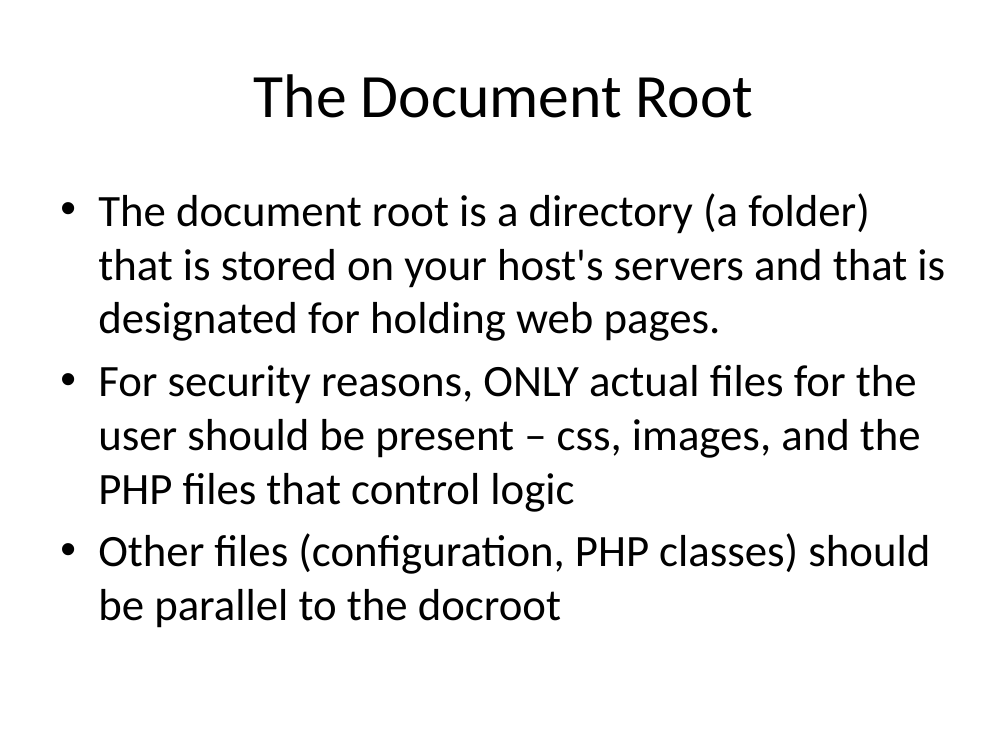
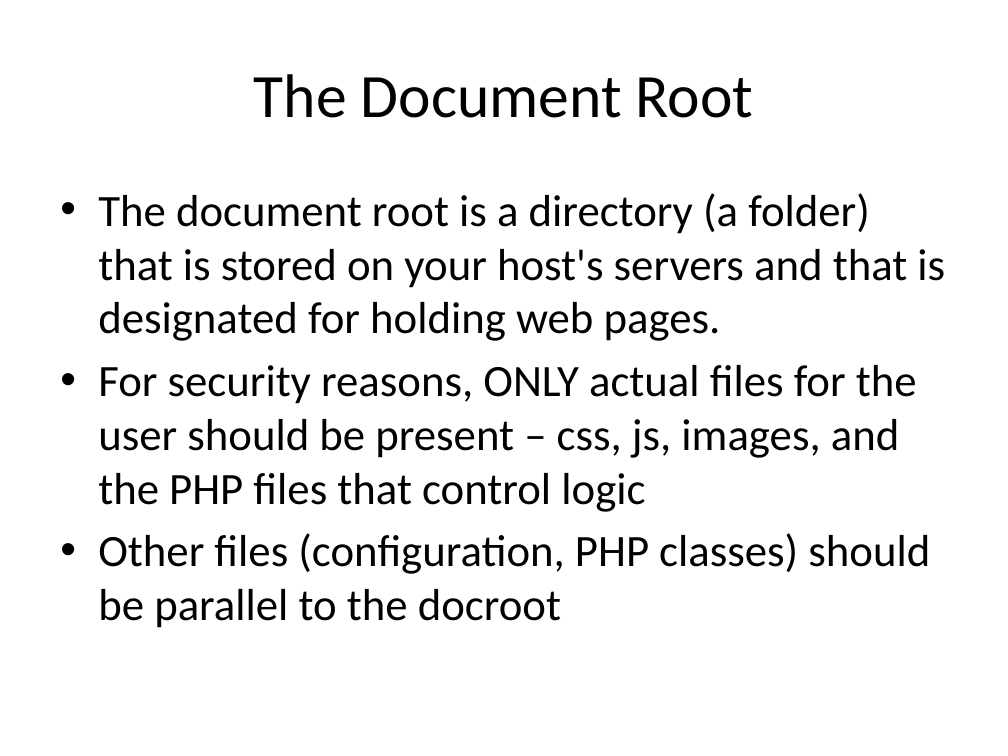
Before and after one commit to PHPEmbark/curriculum, a slide deck: slide 6 of course/4 - Organization and Projects/Organization and Projects.pptx (slide 7 before the commit). Drawn at 1008x756 pixels with LibreOffice and Linux fonts; fonts in the diff are those of the drawing. Boxes give left, top, right and bottom in pixels: in the first picture for what was removed or moved away, otherwise in the second. Text is boxed around its words. In the diff, an @@ line names an element or a change of style, - is before the commit and + after.

```diff
--- a/course/4 - Organization and Projects/Organization and Projects.pptx
+++ b/course/4 - Organization and Projects/Organization and Projects.pptx
@@ text at [98,365,917,512]: text changed @@
-• For security reasons, ONLY actual files for the user should be present – css, images, and the PHP files that control logic
+• For security reasons, ONLY actual files for the user should be present – css, js, images, and the PHP files that control logic
```
Also in this commit, not shown: 6 other slides changed, 10 slides added, 11 other files.
